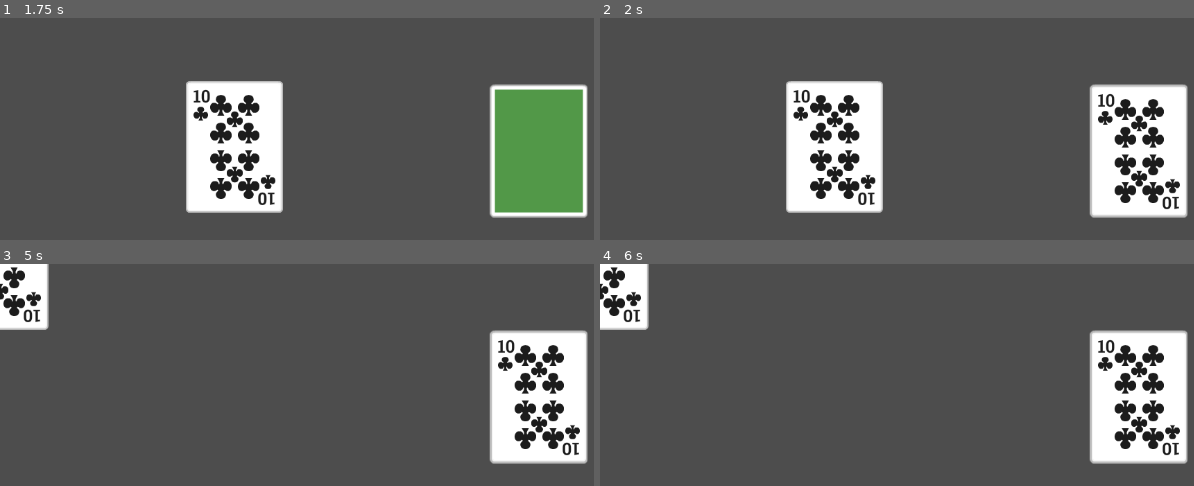
Above: before the commit, frames 1-4 (two rows, left to right).
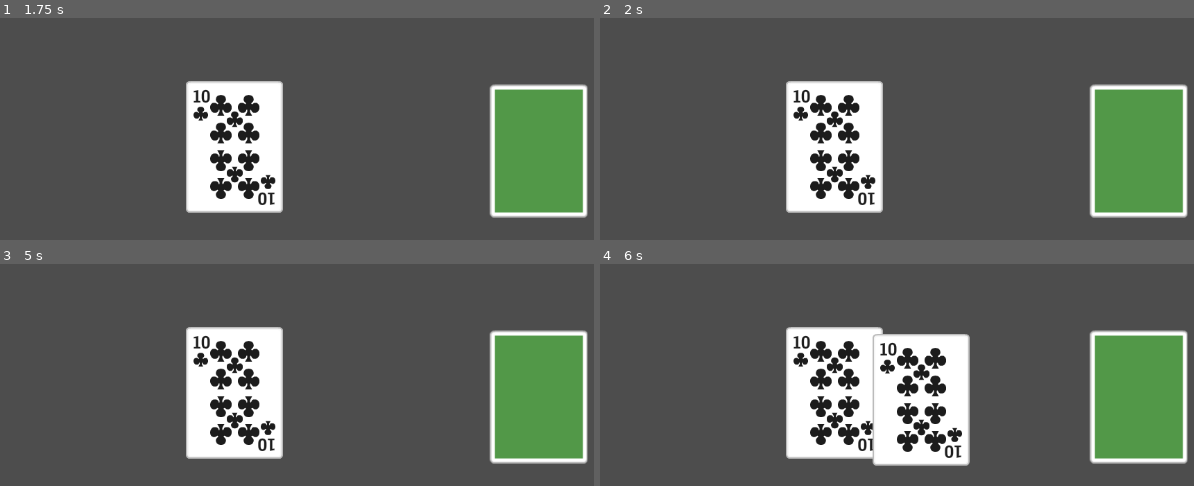
Above: after the commit, the same moments.

Repository: DeClaessens/higher_lower_game
Game: Godot game, scene res://Main.tscn
Same seed, same stepped clock (60 frames per second), same inputs: the game is played once before the commit and once after it.
Inputs (mouse positions are in pixels of both pictures, inside the frame that each line leads up to):
- Up to frame 1 (1.75 s): tap Enter at 0.5 s; drag from (231, 146) to (540, 151) at 0.52 s; drag from (540, 151) to (231, 146) at 1.27 s
- Up to frame 2 (2 s): no input
- Up to frame 3 (5 s): move the mouse to (540, 397) at 2.02 s; tap Ctrl at 2.1 s; click (540, 397) at 2.17 s; tap Space at 2.75, 4.25 s; drag from (outside the picture) to (540, 397) at 2.77 s; tap Enter at 3.5 s; move the mouse to (outside the picture) at 3.52 s; tap Alt at 3.6 s; click (outside the picture) at 3.67 s; drag from (160, 421) to (279, 377) at 4.27 s
- Up to frame 4 (6 s): move the mouse to (outside the picture) at 5.02 s; hold Shift 5.03-5.75 s; click (outside the picture) at 5.17 s; tap Enter at 5.75 s; drag from (879, 377) to (1140, 397) at 5.77 s

Frame 1 is identical in both runs. In frame 2, 8.7% of the frame differs, in the area x 82-99%, y 30-90%; in frame 3, 21%; in frame 4, 29%, in the area x 0-99%, y 0-91%.

Commit message:
chore: decouple slots better + add planning

Diff:
--- a/Components/SlotComponent/slotComponent.gd
+++ b/Components/SlotComponent/slotComponent.gd
@@ -16,6 +16,7 @@
 	# Connect automatically if parent is Area2D
 	if consumer is Area2D:
 		consumer.add_to_group("slots")
+		consumer.set_meta("slot_handler", self)
 	else:
 		push_warning("SlotComponent: Consumer (Parent) is not an Area2D. No slot detection.")
 
--- a/Entities/Card/card.gd
+++ b/Entities/Card/card.gd
@@ -12,47 +12,14 @@
 	draggable.drag_started.connect(_on_drag_started)
 	draggable.drag_ended.connect(_on_drag_ended)
 	call_deferred("_connect_to_slots")
+
 func _connect_to_slots() -> void:
+	print("Connecting to slot signals")
 	SlotUtils.find_and_connect_to_slots(
 		self,
 		Callable(self, "_on_slot_captured"),
 		Callable(self, "_on_slot_released")
 	)
-func _on_drag_started(_target: Area2D):
-	position_before_dragging = self.position
-	self.move_to_front()
-
-func _on_drag_ended(_target: Area2D):
-	var overlapping := get_overlapping_areas()
-
-	var slot_component: SlotComponent = null
-
-	for area in overlapping:
-		if area.is_in_group("slots"):
-			slot_component = area.get_node_or_null("SlotComponent") as SlotComponent
-			if slot_component:
-				break
-
-	if slot_component:
-		slot_component.accept_area2d_node(self)
-	else:
-		self.position = position_before_dragging
-		return_home()
-
-func return_home():
-	if home:
-		reparent(home)
-
-func _on_slot_captured(slot_area: Area2D, target: Area2D) -> void:
-	print("Card captured by slot: ", slot_area)
-	if target == self:
-		current_slot = slot_area
-
-func _on_slot_released(slot_area: Area2D, target: Area2D) -> void:
-	if target == self and current_slot == slot_area:
-		return_home()
-		current_slot = null
-
 
 func initialize(_name: String, _imageUrl: String):
 	id = UUID.v4()
@@ -63,3 +30,42 @@
 
 func getName() -> String:
 	return name
+
+func return_home():
+	if home:
+		print("Card returning home: ", home)
+		reparent(home)
+
+# Signal Event Handlers
+func _on_drag_started(_target: Area2D):
+	position_before_dragging = self.position
+	self.move_to_front()
+
+func _on_drag_ended(_target: Area2D):
+	var chosen_slot_handler = null
+
+	# Check if we are overlapping a slot
+	for area in get_overlapping_areas():
+		if not area.is_in_group("slots"):
+			continue
+
+		var handler = area.get_meta("slot_handler")
+		if handler and handler.has_method("accept_area2d_node"):
+			chosen_slot_handler = handler
+			break
+
+	if chosen_slot_handler:
+		chosen_slot_handler.accept_area2d_node(self)
+	else:
+		return_home()
+
+func _on_slot_captured(slot_area: Area2D, target: Area2D) -> void:
+	if target == self:
+		print("Card captured by slot: ", slot_area, self)
+		current_slot = slot_area
+
+func _on_slot_released(slot_area: Area2D, target: Area2D) -> void:
+	if target == self and current_slot == slot_area:
+		print("Card released from slot: ", slot_area, self)
+		return_home()
+		current_slot = null
Not shown, added: PLANNING.md
Not shown, changed: README.md
